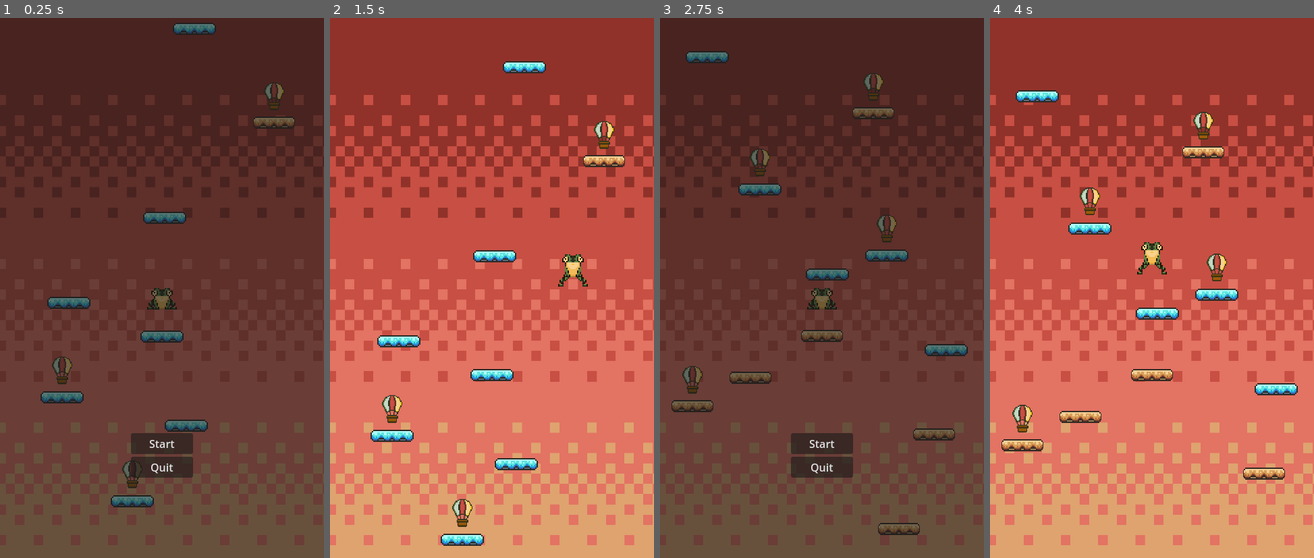
Above: before the commit, frames 1-4 (left to right).
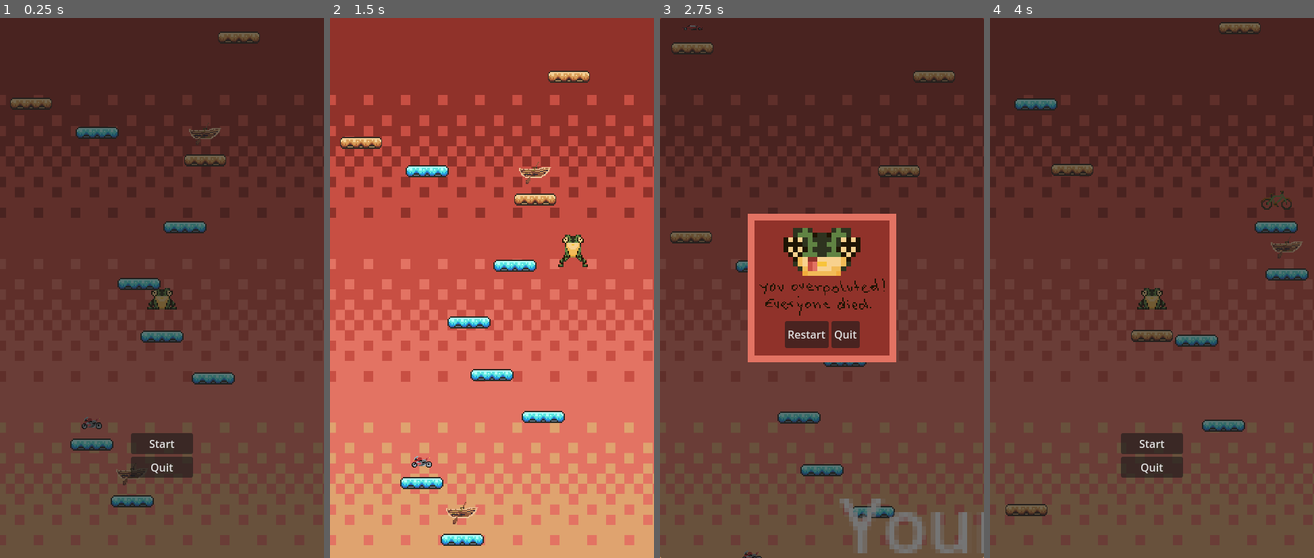
Above: after the commit, the same moments.

Repository: stefko-jam/Game_Jam
Game: Godot game, scene res://scenes/game.tscn
Same seed, same stepped clock (60 frames per second), same inputs: the game is played once before the commit and once after it.
Inputs (mouse positions are in pixels of both pictures, inside the frame that each line leads up to):
- Up to frame 1 (0.25 s): no input
- Up to frame 2 (1.5 s): click "Start" at 0.5 s; hold D (right) from 1.28 s (still down)
- Up to frame 3 (2.75 s): release D (right) at 2 s; click (805, 336) at 2 s, where only the run before the commit has a clickable "Restart"
- Up to frame 4 (4 s): click (1152, 444) at 2.75 s, where only the run before the commit has a clickable "Start"; click (1135, 336) at 3.5 s, where only the run after the commit has a clickable "Restart"

The runs differ from the first frame. In frame 1, 4.4% of the frame differs, in the area x 3-92%, y 0-88%; in frame 2, 5.4%; in frame 3, 19%; in frame 4, 100%, in the area x 0-100%, y 0-100%.

Commit message:
Add negative coins

Diff:
--- a/scripts/negative_coin.gd
+++ b/scripts/negative_coin.gd
@@ -1,7 +1,6 @@
 extends Area2D
 
-@onready var game_manager: Node = %GameManager
-@onready var animation_player: AnimationPlayer = $AnimationPlayer
+@export var game_manager: Node;
 
 @export var coin_type: int
 
@@ -9,8 +8,8 @@
 	print("ready")
 	$AnimatedSprite2D.frame = coin_type
 
-
 func _on_body_entered(body: Node2D) -> void:
-	game_manager.substract_point()
-	print("- 1 coin")
-	animation_player.play("pickup")
+	if (game_manager != null):
+		game_manager.substract_point()
+		print("-1 coin")
+		$AnimationPlayer.play("pickup")
--- a/scripts/platform_manager.gd
+++ b/scripts/platform_manager.gd
@@ -54,9 +54,16 @@
 	var createCoin = randi_range(0, 2) == 1;
 	if (createCoin):
 		var coinScene = preload("res://scenes/coin.tscn")
-		var coin = coinScene.instantiate()
+		var negativeCoinScene = preload("res://scenes/negative_coin.tscn")
+		var coin;
+		if (randi_range(0, 1) == 1):
+			coin = coinScene.instantiate()
+		else:
+			coin = negativeCoinScene.instantiate()
+
+		#randi_range(0, 1) == 1 if coinScene.instantiate() else negativeCoinScene.instantiate();
 		coin.position = Vector2(0, -10)
-		print(%GameManager)
+		coin.coin_type = randi_range(0, 4)
 		coin.game_manager = %GameManager
 		platform.add_child(coin)
 
